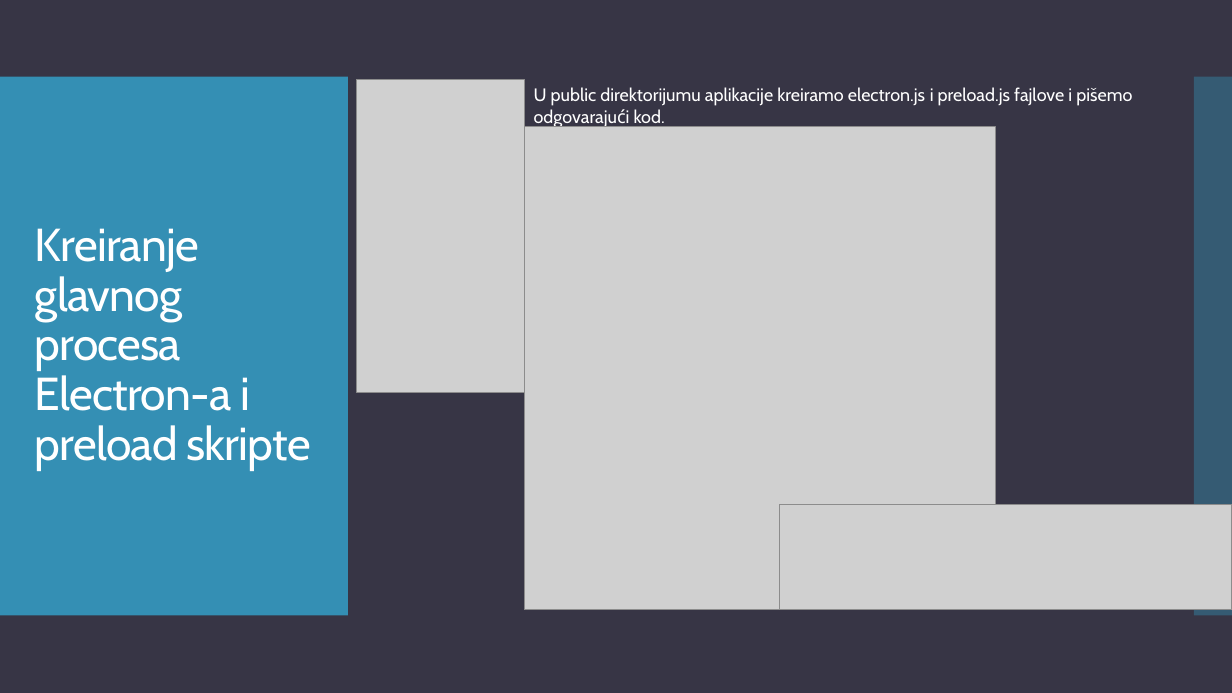
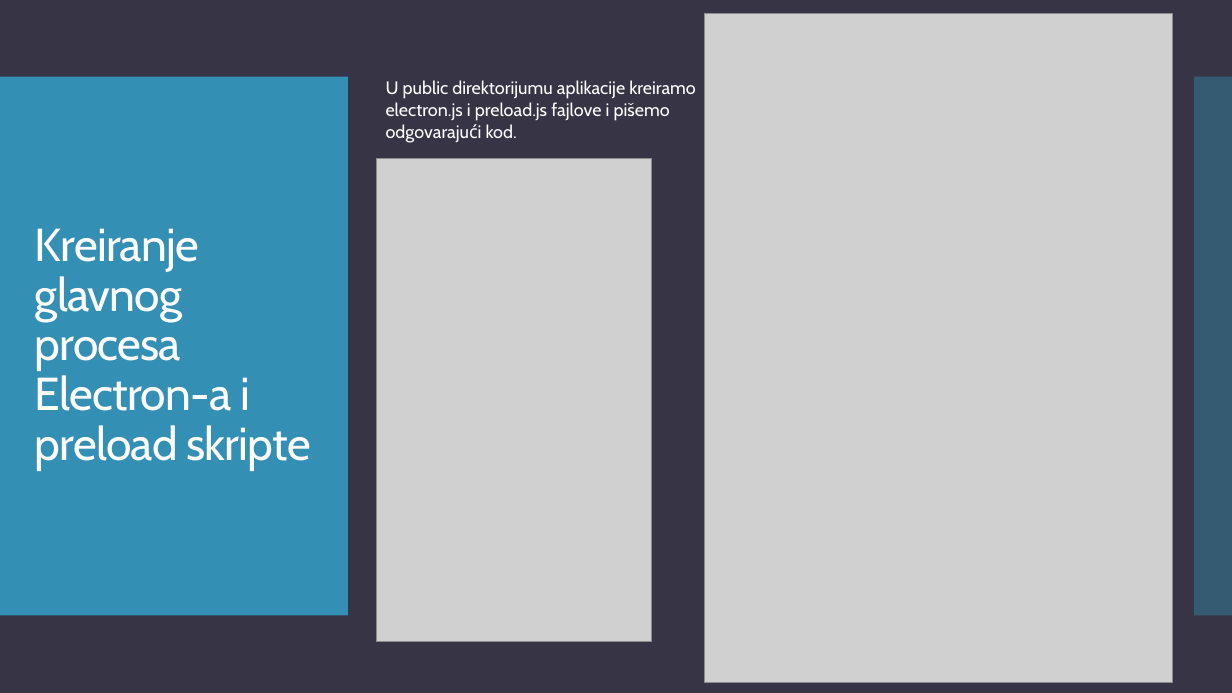
Before and after one commit to teodora18040cvetkovic/electron_react, a slide deck: slide 16 of Electron.pptx (slide 15 before the commit). Drawn at 1232x693 pixels with LibreOffice and Linux fonts; fonts in the diff are those of the drawing; grey boxes stand for pictures. Boxes give left, top, right and bottom in pixels: in the first picture for what was removed or moved away, otherwise in the second. Text is boxed around its words. In the diff, an @@ line names an element or a change of style, - is before the commit and + after.

```diff
--- a/Electron.pptx
+++ b/Electron.pptx
@@ picture added at (705, 14, 1174, 683) @@
@@ picture removed at (357, 79, 524, 394) @@
@@ text "U public direktorijumu aplikacije kreiramo ..." rewrapped from (534, 87, 1132, 128) to (386, 80, 696, 138) @@
@@ picture removed at (525, 127, 995, 610) @@
@@ picture added at (376, 159, 652, 642) @@
@@ picture removed at (780, 505, 1232, 610) @@
```
Also in this commit, not shown: 14 other slides changed, 1 slide added, 1 other file.
